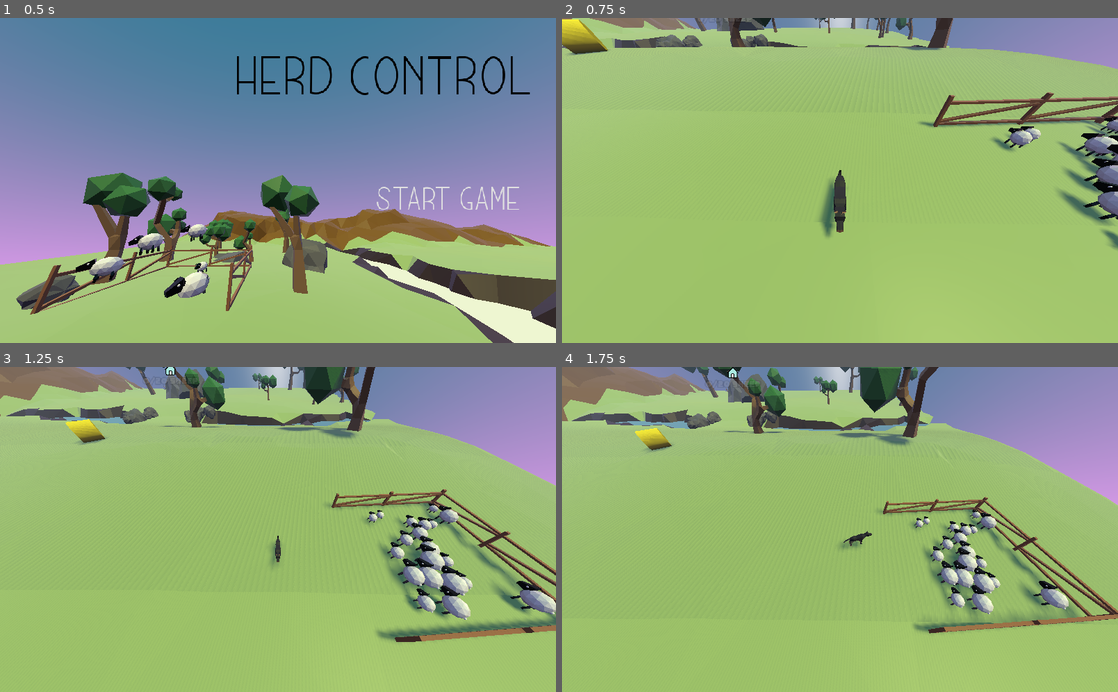
Above: before the commit, frames 1-4 (two rows, left to right).
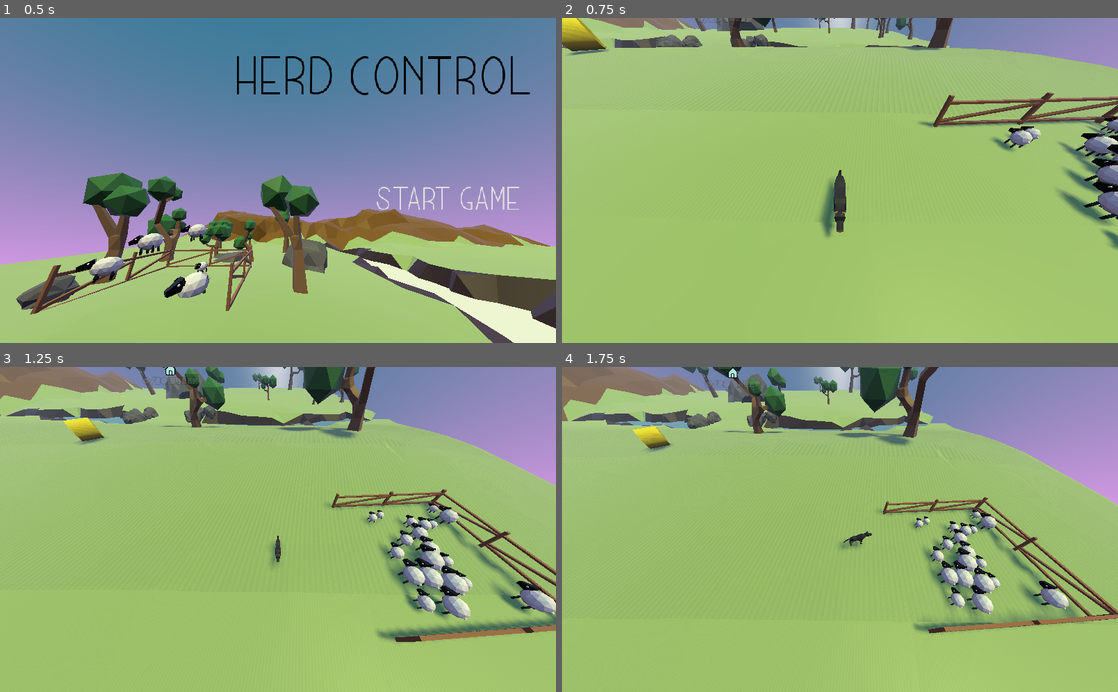
Above: after the commit, the same moments.

Repository: panic-fennecs/ideal-garbanzo
Game: Godot game, scene res://StartScreen.tscn
Same seed, same stepped clock (60 frames per second), same inputs: the game is played once before the commit and once after it. Sound files missing from this copy of the repository are replaced by a short silence.
Inputs (mouse positions are in pixels of both pictures, inside the frame that each line leads up to):
- Up to frame 1 (0.5 s): no input
- Up to frame 2 (0.75 s): click "Start Game" at 0.5 s
- Up to frame 3 (1.25 s): no input
- Up to frame 4 (1.75 s): tap Enter at 1.25 s; move the mouse to (962, 513) at 1.27 s; click (962, 513) at 1.42 s

Frame 1 is identical in both runs. In frame 2, 0.2% of the frame differs, in the area x 0-9%, y 0-12%; in frame 3, 0.1%; in frame 4, less than 0.1%.

Commit message:
sheep like to eat hay

Diff:
--- a/Hay.gd
+++ b/Hay.gd
@@ -3,7 +3,7 @@
 var dir = null
 var speed = 30
 var time = 0
-var damp = .5
+var damp = 1
 
 func _ready():
 	add_to_group("hay")
--- a/Hay.tscn
+++ b/Hay.tscn
@@ -14,7 +14,7 @@
 script = ExtResource( 1 )
 
 [node name="CollisionShape" type="CollisionShape" parent="."]
-transform = Transform( -4.88762e-07, -3, 0, 3, -4.88762e-07, 0, 0, 0, 3, 0, 0, 0 )
+transform = Transform( -6.83299e-07, -4.19406, 0, 3.5, -5.70222e-07, 0, 0, 0, 3.5, 0, 0, 0 )
 shape = SubResource( 1 )
 
 [node name="MeshInstance" type="MeshInstance" parent="."]
--- a/Sheep.gd
+++ b/Sheep.gd
@@ -99,6 +99,18 @@
 		var steering = desired_velocity - velocity
 		steering = steering.clamped(MAX_DOG_FORCE*influence)
 		velocity = (velocity + steering).clamped(max_velocity)
+
+func chaise(dog):
+	if dog.translation.distance_to(self.translation) < DOG_REACTION_DISTANCE:
+		var pos = Vector2(dog.translation.x, dog.translation.z)
+		var diff = pos - get_2d_position()
+		var influence = clamp(1.0/DOG_REACTION_DISTANCE*diff.length() - .5, 0, 1)
+		var desired_velocity = diff * 100 / (diff.length() + 0.3)
+		var steering = desired_velocity - velocity
+		steering = steering.clamped(MAX_DOG_FORCE*influence)
+		velocity = (velocity + steering).clamped(max_velocity)
+		return true
+	return false
 
 func follow_other_sheep():
 	var o_sheep = get_other_sheep()
@@ -214,14 +226,17 @@
 func _physics_process(delta):
 	if state == "NORMAL":
 		flee(get_dog())
+		var eating_hay = false
 		var hays = $"/root/Main/Level".hays
 		if hays and hays is Array:
 			for hay in hays:
-				flee(hay)
-		follow_other_sheep()
-		random_walk()
-		group_up()
-		avoid_obstacles()
+				if not eating_hay:
+					eating_hay = chaise(hay)
+		if not eating_hay:
+			follow_other_sheep()
+			random_walk()
+			group_up()
+			avoid_obstacles()
 		do_enter()
 	elif state == "PULLED":
 		hold_by_wolf()
